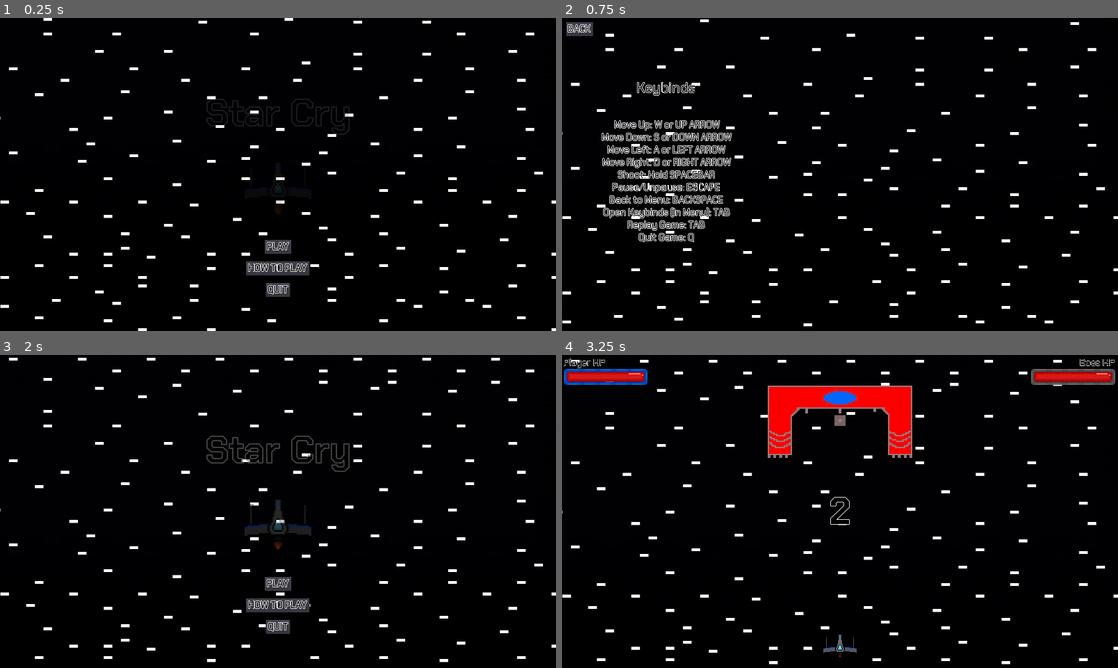
Above: before the commit, frames 1-4 (two rows, left to right).
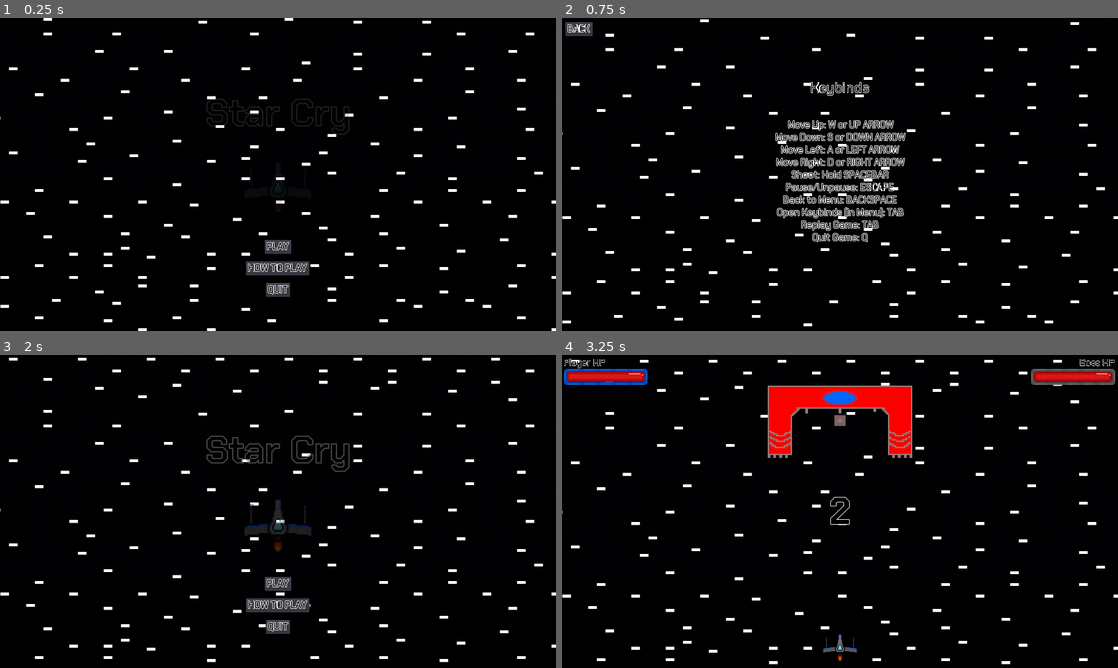
Above: after the commit, the same moments.

Repository: Cecilist/Final-BossFightBulletShooter
Game: Godot game, scene res://Menu/MainMenu.tscn
The game is run twice, just before and just after one commit, with the same random seed, the same clock (stepped at 60 frames per second) and the same inputs.
Inputs:
- Up to frame 1 (0.25 s): no input
- Up to frame 2 (0.75 s): click "HOW TO PLAY" at 0.5 s
- Up to frame 3 (2 s): click "BACK" at 1.25 s
- Up to frame 4 (3.25 s): click "PLAY" at 2 s; tap Enter (play_game) at 2.75, 2.85 s; hold D (move_right) from 2.78 s (still down)

The runs differ from the first frame. In frame 2, 6.0% of the frame differs, in the area x 0-62%, y 1-72%; in frame 3, less than 0.1%; in frame 4, less than 0.1%.

Commit message:
Fix pause bug

Diff:
--- a/project/Level/Level.gd
+++ b/project/Level/Level.gd
@@ -114,7 +114,6 @@
 
 # Resumes the game
 func _on_InGameResumeButton_pressed():
-	game_paused = false
 	_unpause_game()
 
 
--- a/project/Level/Level.tscn
+++ b/project/Level/Level.tscn
@@ -78,6 +78,9 @@
 [sub_resource type="RectangleShape2D" id=15]
 extents = Vector2( 452.637, 10 )
 
+[sub_resource type="RectangleShape2D" id=16]
+extents = Vector2( 18.1653, 625.169 )
+
 [node name="Level" type="Node2D"]
 pause_mode = 2
 position = Vector2( 600, 0 )
@@ -384,6 +387,14 @@
 [node name="CollisionShape2D2" type="CollisionShape2D" parent="BulletDespawnPoint"]
 position = Vector2( 360.338, 1138.97 )
 shape = SubResource( 15 )
+
+[node name="CollisionShape2D3" type="CollisionShape2D" parent="BulletDespawnPoint"]
+position = Vector2( -104.881, 536.394 )
+shape = SubResource( 16 )
+
+[node name="CollisionShape2D4" type="CollisionShape2D" parent="BulletDespawnPoint"]
+position = Vector2( 827.065, 536.394 )
+shape = SubResource( 16 )
 
 [connection signal="pressed" from="Overlay/PauseMenu/InGameResumeButton" to="." method="_on_InGameResumeButton_pressed"]
 [connection signal="pressed" from="Overlay/PauseMenu/InGameRestartButton" to="." method="_on_InGameRestartButton_pressed"]
--- a/project/Menu/Instructions.tscn
+++ b/project/Menu/Instructions.tscn
@@ -19,7 +19,7 @@
 font_data = ExtResource( 1 )
 
 [node name="Instructions" type="Node2D"]
-position = Vector2( 360, 540 )
+position = Vector2( 960, 540 )
 script = ExtResource( 2 )
 
 [node name="BackButton" type="Button" parent="."]
@@ -27,9 +27,9 @@
 anchor_top = 0.5
 anchor_right = 0.5
 anchor_bottom = 0.5
-margin_left = -345.74
+margin_left = -948.059
 margin_top = -525.845
-margin_right = -252.74
+margin_right = -855.059
 margin_bottom = -477.845
 custom_fonts/font = SubResource( 1 )
 custom_colors/font_color = Color( 0, 0, 0, 1 )
--- a/project/Menu/MainMenu.tscn
+++ b/project/Menu/MainMenu.tscn
@@ -94,7 +94,7 @@
 scale = Vector2( 0.5, 0.5 )
 frames = SubResource( 2 )
 animation = "flying"
-frame = 1
+frame = 2
 playing = true
 
 [node name="PlayButton" type="Button" parent="."]
--- a/project/Player/Player.tscn
+++ b/project/Player/Player.tscn
@@ -42,6 +42,7 @@
 [node name="ExhaustSprite" type="AnimatedSprite" parent="."]
 frames = SubResource( 1 )
 animation = "flying"
+frame = 2
 playing = true
 
 [node name="ShipSprite" type="AnimatedSprite" parent="."]
Not shown: 1 places in project/Level/Level.tscn that only renumber resources
